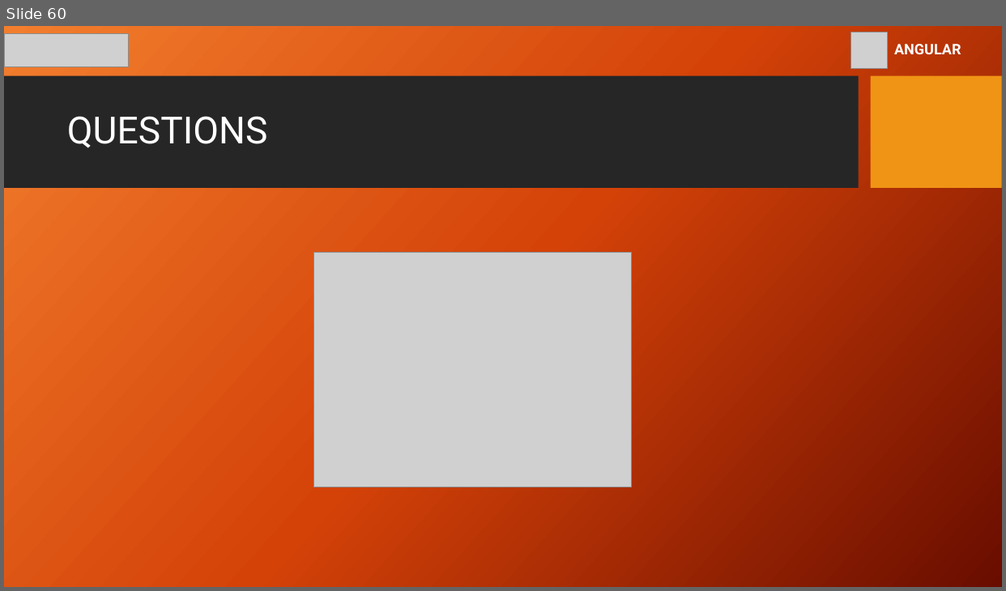
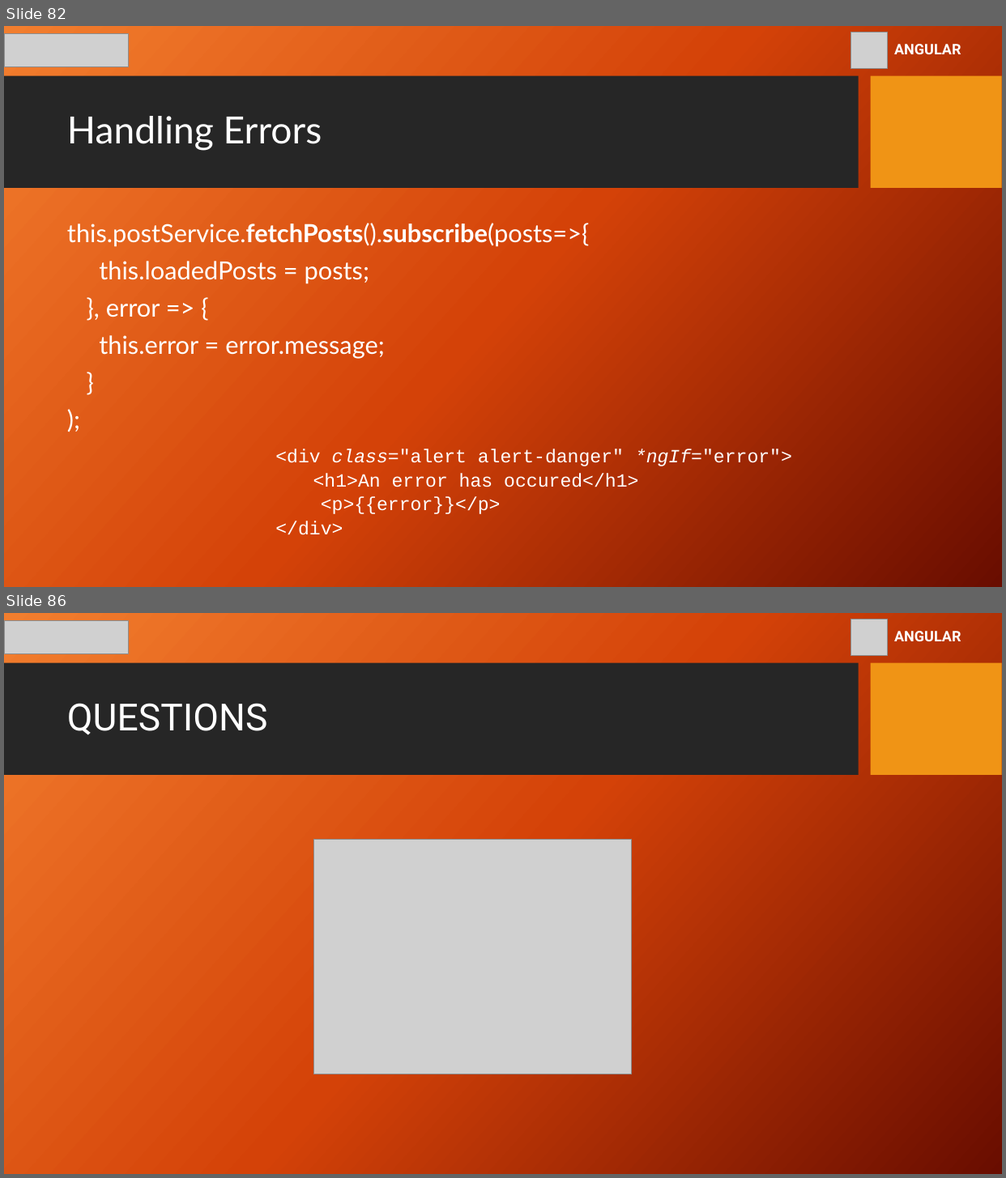
Before and after one commit to youma85/hps-ang, a slide deck: gp-hps-angular-8-yri.pptx. Shown one above the other, each under a label of ours: slide 60 before the commit, slides 82 and 86 after it; the slides between them are not shown. The pictures are 1006x591 and 1006x1178 pixels, drawn with LibreOffice and Linux fonts; fonts in the diff are those of the drawing; grey boxes stand for pictures; background and template pictures are left out. Boxes give left, top, right and bottom in pixels: in the first picture for what was removed or moved away, otherwise in the second. Text is boxed around its words. In the diff, an @@ line names an element or a change of style, - is before the commit and + after.

```diff
--- a/gp-hps-angular-8-yri.pptx
+++ b/gp-hps-angular-8-yri.pptx
@@ slide 82 added at [4, 26, 1002, 587], background picture (left out); not listed: 2 template elements that a slide beside it also shows @@
@@ picture added at [4, 33, 128, 67] @@
@@ picture added at [850, 32, 888, 69] @@
@@ text added at [894, 44, 961, 54], 14 pt, text #FFFFFF, bold @@
+ANGULAR
@@ title added at [67, 116, 322, 151], 36 pt, text #FFFFFF @@
+Handling Errors
@@ text added at [67, 223, 590, 359], 24 pt, text #FFFFFF @@
+this.postService.fetchPosts().subscribe(posts=>{
+this.loadedPosts = posts;
+}, error => {
+this.error = error.message;
+}
+);
@@ text added at [275, 449, 792, 535], 18 pt, text #FFFFFF @@
+<div class="alert alert-danger" *ngIf="error">
+<h1>An error has occured</h1>
+<p>{{error}}</p>
+</div>
@@ what was slide 60 is now slide 86 @@
```
Also in this commit, not shown: 4 slides changed, 25 other slides added.
